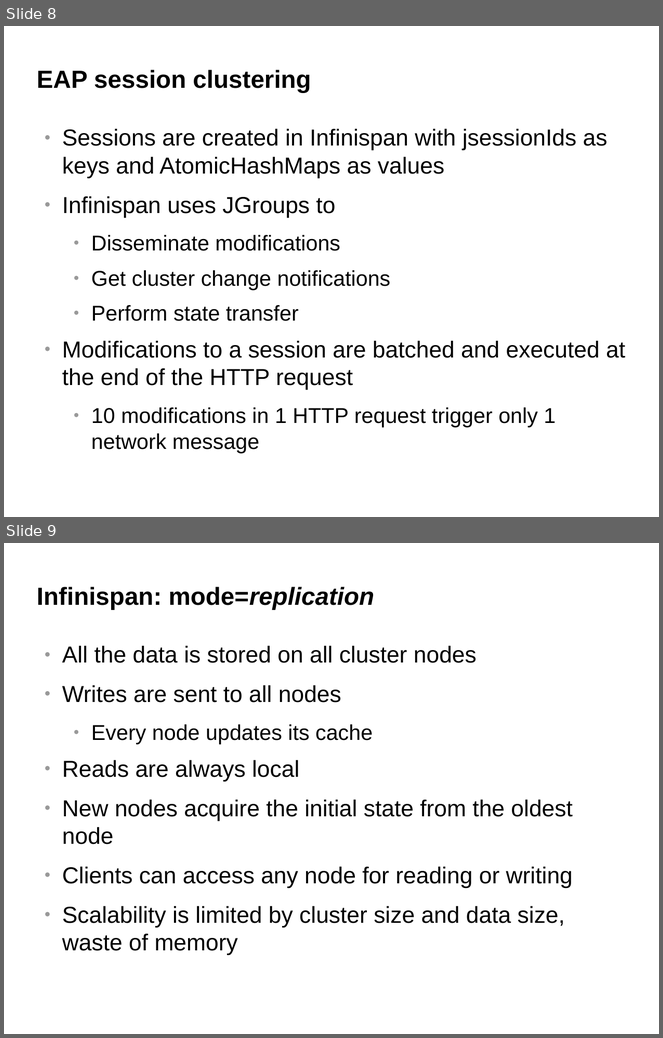
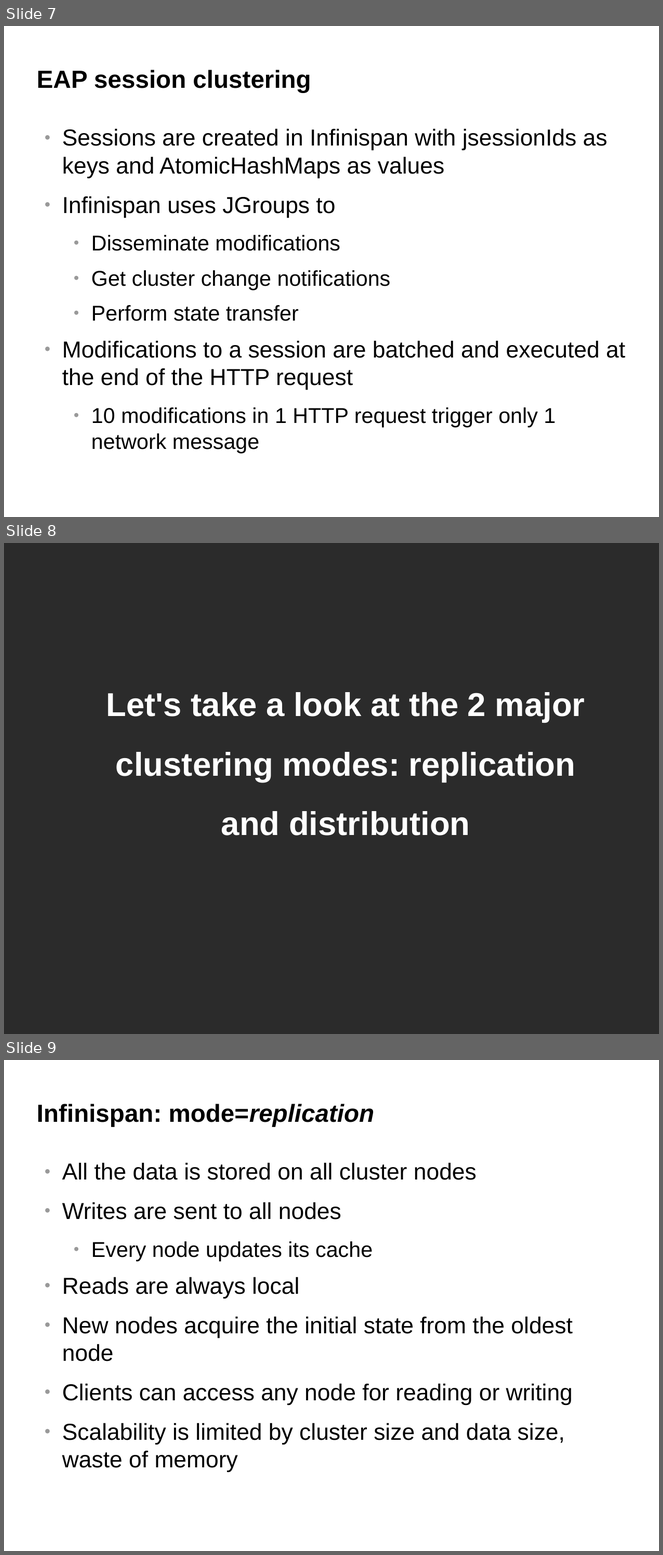
Before and after one commit to belaban/SessionPerf, a slide deck: docs/jbw2012.odp. Shown one above the other, each under a label of ours: slides 8 and 9 before the commit, slides 7, 8 and 9 after it. The pictures are 663x1038 and 663x1555 pixels, drawn with LibreOffice and Linux fonts; fonts in the diff are those of the drawing; background and template pictures are left out; a plain dark background stands for a picture behind light text. Boxes give left, top, right and bottom in pixels: in the first picture for what was removed or moved away, otherwise in the second. Text is boxed around its words. In the diff, an @@ line names an element or a change of style, - is before the commit and + after.

```diff
--- a/docs/jbw2012.odp
+++ b/docs/jbw2012.odp
@@ slide 8 added at (x1=4, y1=543, x2=659, y2=1034), background picture (left out) @@
@@ text added at (x1=106, y1=692, x2=585, y2=836), 40 pt, text #FFFFFF, bold @@
+Let's take a look at the 2 major clustering modes: replication and distribution
@@ what was slide 8 is now slide 7 @@
```
Also in this commit, not shown: 15 other slides added, 1 slide removed.
